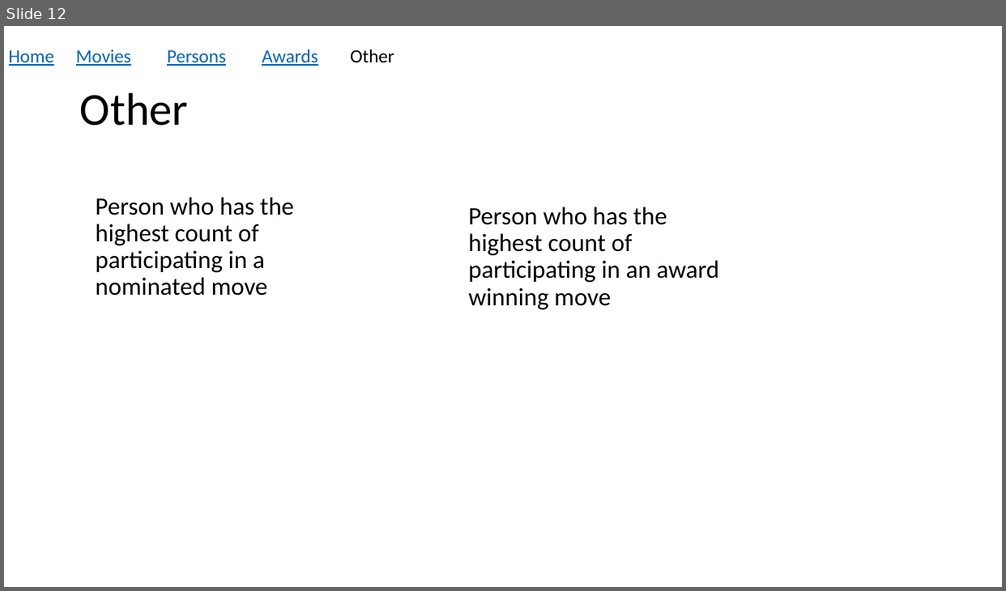
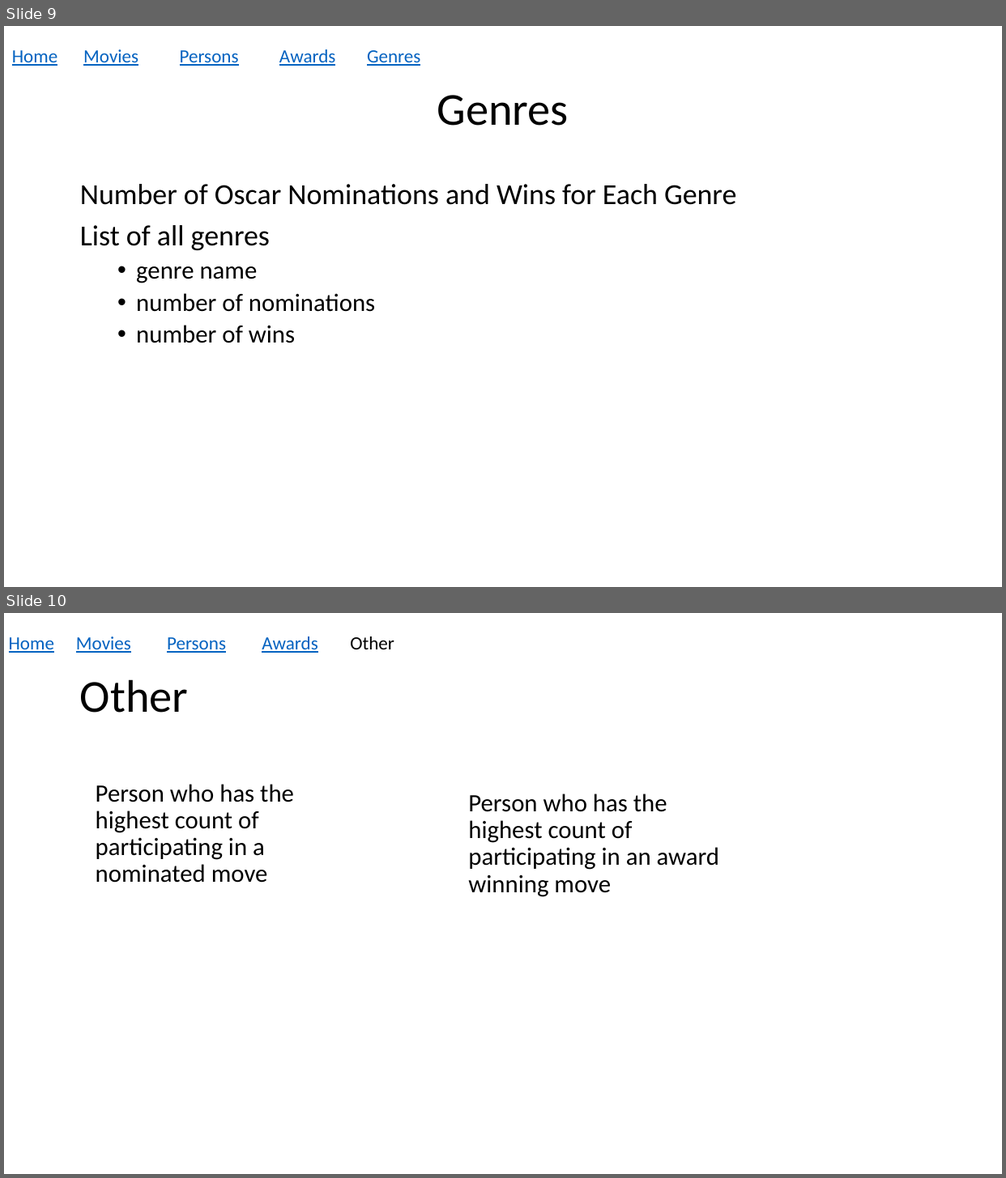
Before and after one commit to Joebahou/AcademyAwardsDB, a slide deck: Academy Award DB web skach.pptx. Shown one above the other, each under a label of ours: slide 12 before the commit, slides 9 and 10 after it. The pictures are 1006x591 and 1006x1178 pixels, drawn with LibreOffice and Linux fonts; fonts in the diff are those of the drawing. Boxes give left, top, right and bottom in pixels: in the first picture for what was removed or moved away, otherwise in the second. Text is boxed around its words. In the diff, an @@ line names an element or a change of style, - is before the commit and + after.

```diff
--- a/Academy Award DB web skach.pptx
+++ b/Academy Award DB web skach.pptx
@@ slide 9 added at bbox=[4, 26, 1002, 587], background #FFFFFF @@
@@ group added at bbox=[12, 49, 420, 66]: 5 texts @@
+Home
+Movies
+Persons
+Awards
+Genres
@@ title added at bbox=[437, 95, 569, 126], 44 pt, text #000000 @@
+Genres
@@ text added at bbox=[80, 184, 736, 344], 28 pt, text #000000 @@
+Number of Oscar Nominations and Wins for Each Genre
+List of all genres
+  • genre name
+  • number of nominations
+  • number of wins
@@ what was slide 12 is now slide 10 @@
```
Also in this commit, not shown: 8 slides changed, 3 slides removed, 2 other files.
